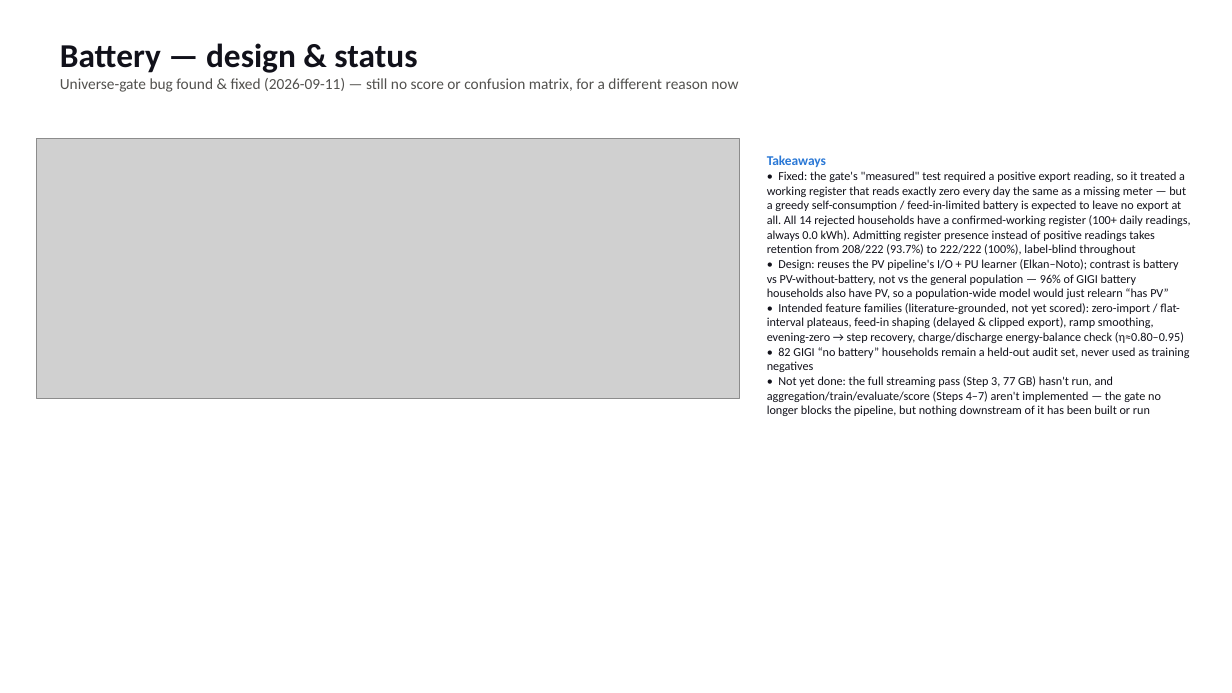
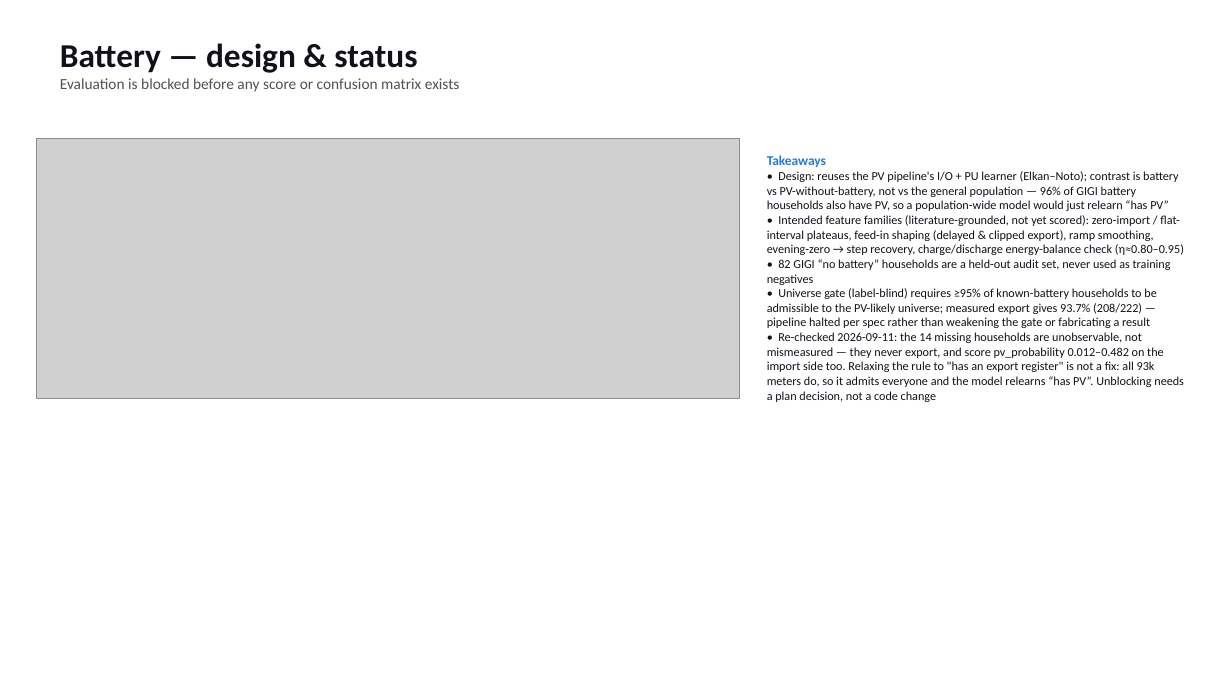
Before and after one commit to francescocafagna2002/newspaper, a slide deck: slide 3 of docs/model_slides/all_models.pptx. Drawn at 1232x693 pixels with LibreOffice and Linux fonts; fonts in the diff are those of the drawing; grey boxes stand for pictures. Boxes give left, top, right and bottom in pixels: in the first picture for what was removed or moved away, otherwise in the second. Text is boxed around its words. In the diff, an @@ line names an element or a change of style, - is before the commit and + after.

Commit message:
- fixed battery model - updated ppt slides

```diff
--- a/docs/model_slides/all_models.pptx
+++ b/docs/model_slides/all_models.pptx
@@ text at (x1=60, y1=78, x2=460, y2=92): text changed @@
-Universe-gate bug found & fixed (2026-09-11) — still no score or confusion matrix, for a different reason now
+Evaluation is blocked before any score or confusion matrix exists
@@ text at (x1=767, y1=171, x2=1191, y2=255): paragraph removed @@
-• Fixed: the gate's "measured" test required a positive export reading, so it treated a working register that reads exactly zero every day the same as a missing meter — but a greedy self-consumption / feed-in-limited battery is expected to leave no export at all. All 14 rejected households have a confirmed-working register (100+ daily readings, always 0.0 kWh). Admitting register presence instead of positive readings takes retention from 208/222 (93.7%) to 222/222 (100%), label-blind throughout
@@ text at (x1=767, y1=259, x2=1184, y2=402): text changed @@
-• 82 GIGI “no battery” households remain a held-out audit set, never used as training negatives
-• Not yet done: the full streaming pass (Step 3, 77 GB) hasn't run, and aggregation/train/evaluate/score (Steps 4–7) aren't implemented — the gate no longer blocks the pipeline, but nothing downstream of it has been built or run
+• 82 GIGI “no battery” households are a held-out audit set, never used as training negatives
+• Universe gate (label-blind) requires ≥95% of known-battery households to be admissible to the PV-likely universe; measured export gives 93.7% (208/222) — pipeline halted per spec rather than weakening the gate or fabricating a result
+• Re-checked 2026-09-11: the 14 missing households are unobservable, not mismeasured — they never export, and score pv_probability 0.012–0.482 on the import side too. Relaxing the rule to "has an export register" is not a fix: all 93k meters do, so it admits everyone and the model relearns “has PV”. Unblocking needs a plan decision, not a code change
```
Also in this commit, not shown: 18 other files.
